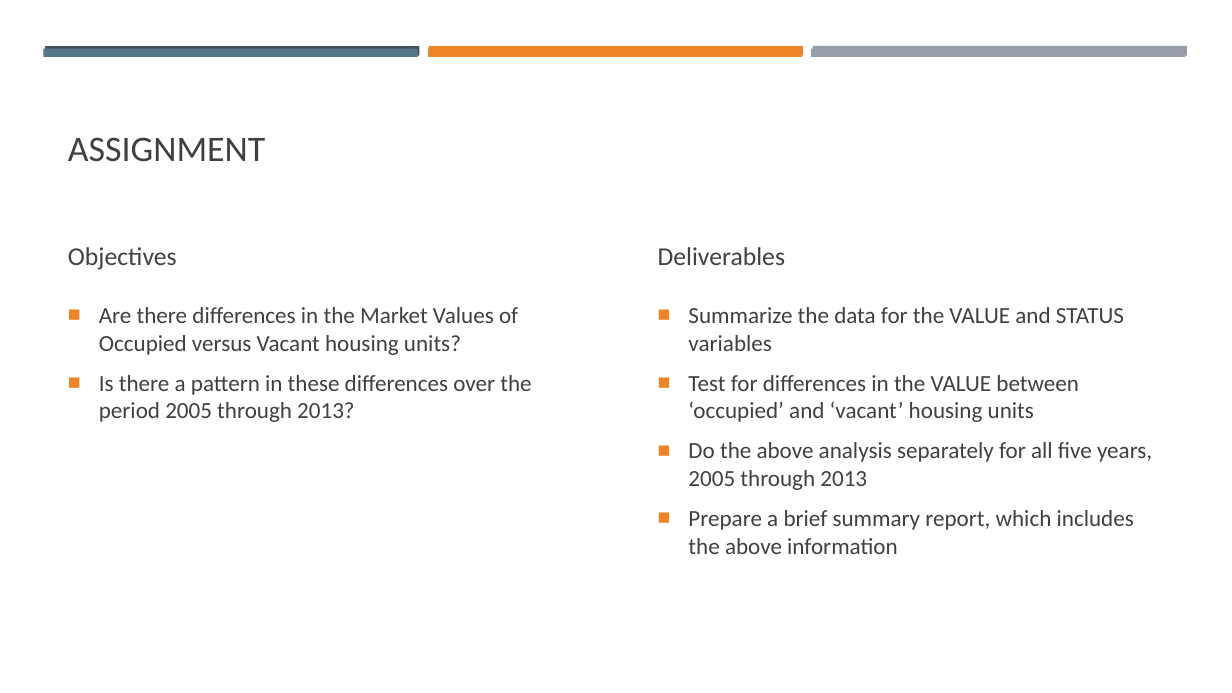
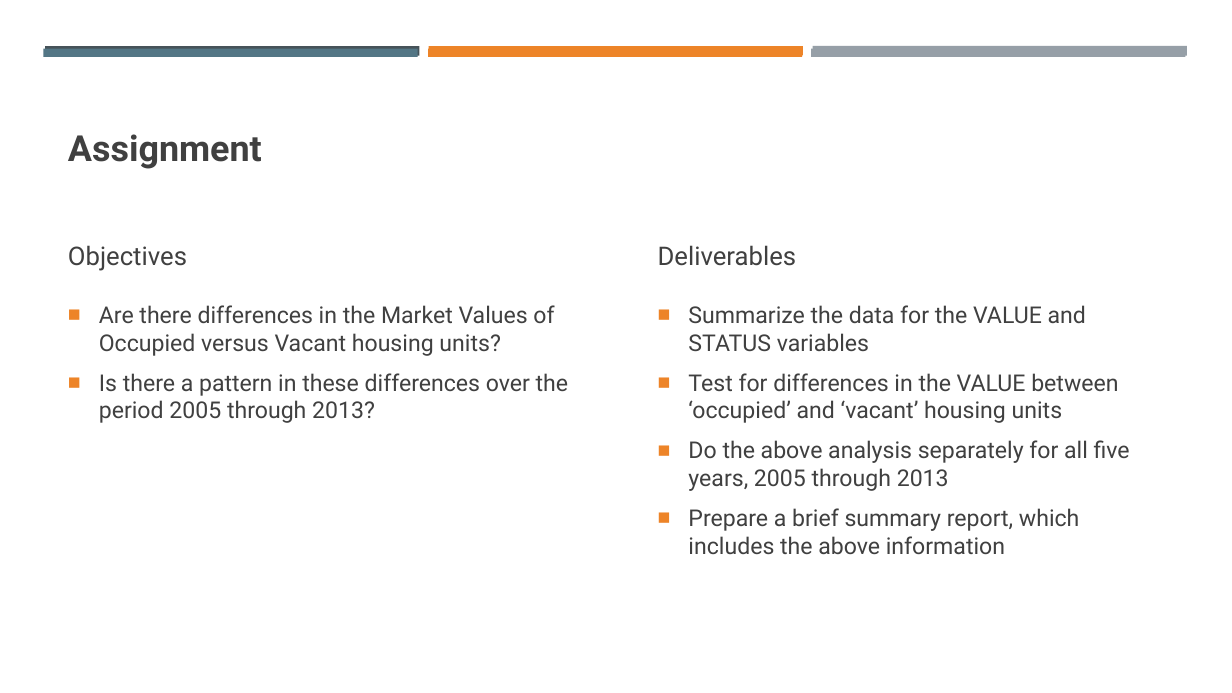
Before and after one commit to tamimcm416/capstone_business_stats, a slide deck: slide 2 of Assignment 1.pptx. Drawn at 1232x693 pixels with LibreOffice and Linux fonts; fonts in the diff are those of the drawing. Boxes give left, top, right and bottom in pixels: in the first picture for what was removed or moved away, otherwise in the second. Text is boxed around its words. In the diff, an @@ line names an element or a change of style, - is before the commit and + after.

```diff
--- a/Assignment 1.pptx
+++ b/Assignment 1.pptx
@@ title at box(68, 134, 262, 169): text changed; font Calibri to Roboto; bold on @@
-ASSIGNMENT
+Assignment
@@ font Calibri to Roboto in 4 elements at box(68, 245, 187, 271), box(99, 305, 569, 423), box(658, 245, 797, 266), box(688, 305, 1130, 554) @@
```
Also in this commit, not shown: 8 other slides changed.
